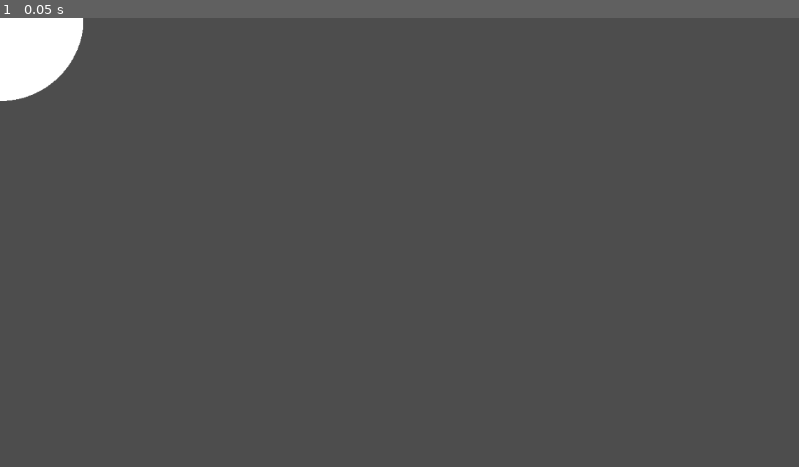
Above: before the commit, frame 1.
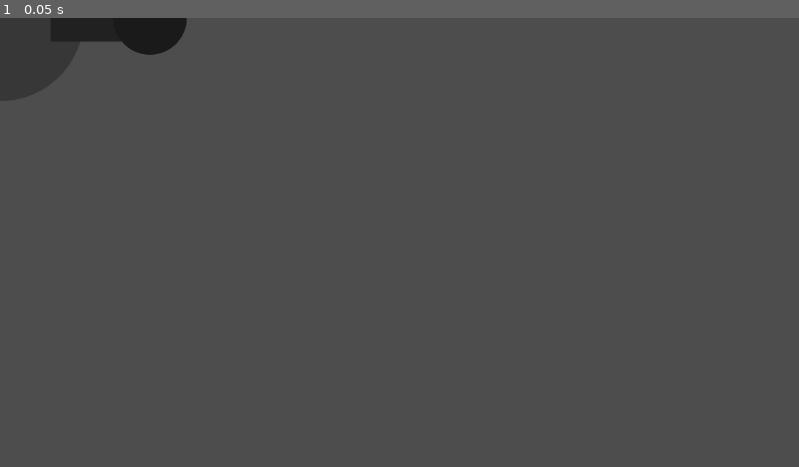
Above: after the commit, the same moment.

Repository: cyberneel/bit-by-bit
Game: Godot game, scene res://Scenes/presets/input.tscn
Two runs of this game, one before a commit and one after it. Both use one fixed random seed, a clock stepped at 60 frames per second and the inputs below.
Inputs:
- Up to frame 1 (0.05 s): no input

The runs differ from the first frame. In frame 1, 2.4% of the frame differs, in the area x 0-24%, y 0-19%.

Commit message:
input update

Diff:
--- a/Scenes/presets/input.gd
+++ b/Scenes/presets/input.gd
@@ -2,7 +2,10 @@
 
 class_name InputBit
 
-var status: bool = false
+@export_category("Input Bit")
+@export var onColor: Color = Color.FIREBRICK
+@export var offColor: Color = Color.DIM_GRAY
+@export var status: bool = false
 
 var mouseHover: bool = false
 
@@ -13,6 +16,7 @@
 func _input(event: InputEvent) -> void:
 	if event.is_action_pressed("click") and mouseHover:
 		status = !status
+		get_child(0).modulate = (onColor if status else offColor)
 		print(status)
 
 	pass
--- a/Scenes/presets/input.tscn
+++ b/Scenes/presets/input.tscn
@@ -1,15 +1,29 @@
-[gd_scene load_steps=4 format=3 uid="uid://b0q70wnwsirm4"]
+[gd_scene load_steps=5 format=3 uid="uid://b0q70wnwsirm4"]
 
 [ext_resource type="Texture2D" uid="uid://cjgq13faydhc" path="res://assets/sprites/socket.png" id="1_u5rr7"]
 [ext_resource type="Script" path="res://Scenes/presets/input.gd" id="1_ue4jp"]
+[ext_resource type="Texture2D" uid="uid://dbaosug7lwu4f" path="res://assets/sprites/Untitled.png" id="2_brltk"]
 
 [sub_resource type="CircleShape2D" id="CircleShape2D_tnpoa"]
 
 [node name="Input" type="Node2D"]
 scale = Vector2(11.14, 11.14)
 
+[node name="Main Input" type="Sprite2D" parent="."]
+modulate = Color(0.215902, 0.215902, 0.215902, 1)
+scale = Vector2(0.0797101, 0.0797101)
+texture = ExtResource("1_u5rr7")
+
 [node name="Sprite2D" type="Sprite2D" parent="."]
-scale = Vector2(0.0797101, 0.0797101)
+modulate = Color(0.131379, 0.131379, 0.131379, 1)
+position = Vector2(12.8366, 0)
+scale = Vector2(0.0157288, 0.0158549)
+texture = ExtResource("2_brltk")
+
+[node name="Sprite2D2" type="Sprite2D" parent="."]
+modulate = Color(0.101868, 0.101868, 0.101868, 1)
+position = Vector2(19.3896, 0)
+scale = Vector2(0.0352417, 0.0352415)
 texture = ExtResource("1_u5rr7")
 
 [node name="Area2D" type="Area2D" parent="."]
